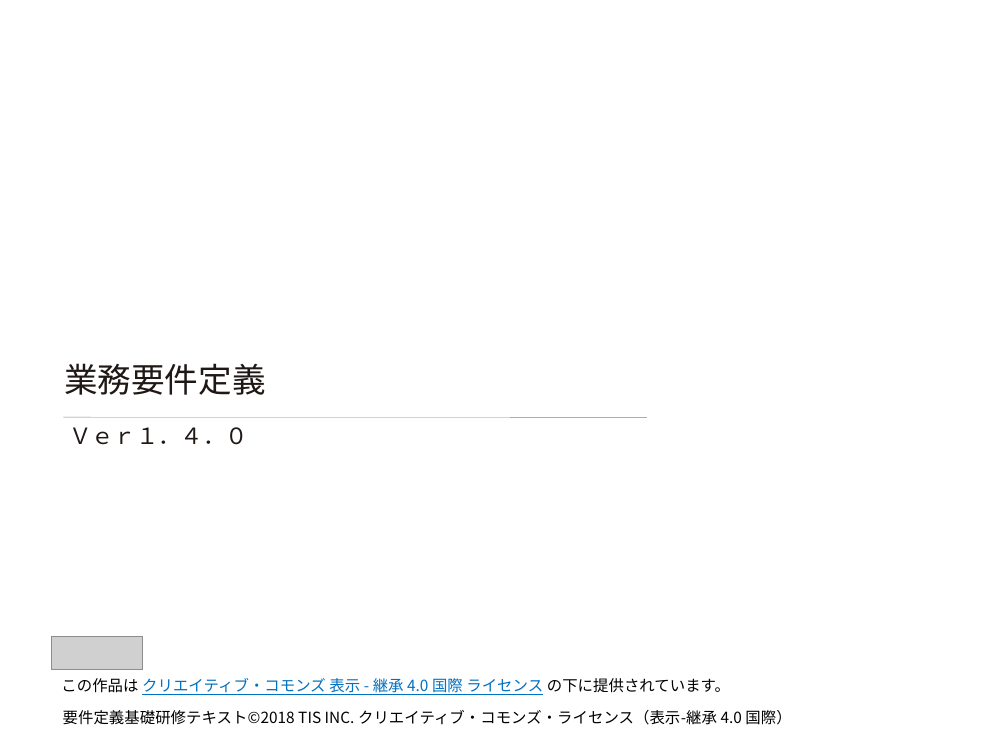
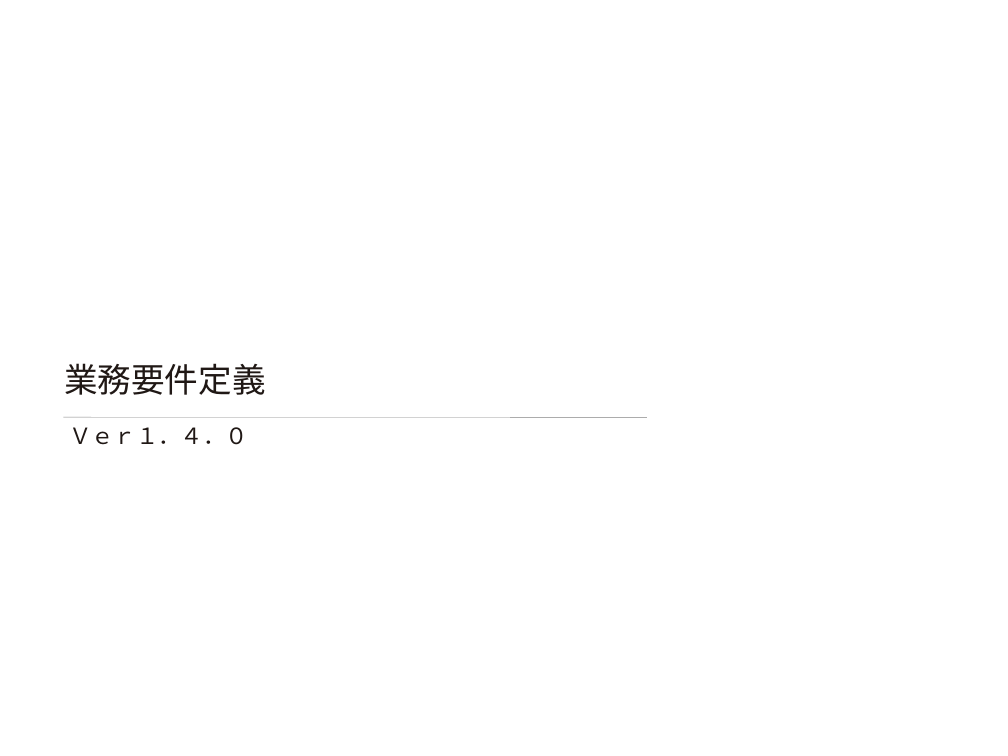
Before and after one commit to Fintan-contents/requirement-definition-basic-training-materials, a slide deck: slide 1 of original/03.業務要件定義/03.要件定義研修テキスト_業務要件定義.pptx. Drawn at 1008x756 pixels with LibreOffice and Linux fonts; fonts in the diff are those of the drawing; grey boxes stand for pictures; background and template pictures are left out. Boxes give left, top, right and bottom in pixels: in the first picture for what was removed or moved away, otherwise in the second. Text is boxed around its words. In the diff, an @@ line names an element or a change of style, - is before the commit and + after.

Commit message:
新ライセンス適用のためCCライセンス表記を削除。

```diff
--- a/original/03.業務要件定義/03.要件定義研修テキスト_業務要件定義.pptx
+++ b/original/03.業務要件定義/03.要件定義研修テキスト_業務要件定義.pptx
@@ picture removed at [51,637,142,669] @@
@@ text removed at [61,678,730,695] @@
-この作品は クリエイティブ・コモンズ 表示 - 継承 4.0 国際 ライセンス の下に提供されています。
@@ text removed at [63,710,791,725] @@
-要件定義基礎研修テキスト©2018 TIS INC. クリエイティブ・コモンズ・ライセンス（表示-継承 4.0 国際）
```
Also in this commit, not shown: 6 other files.
